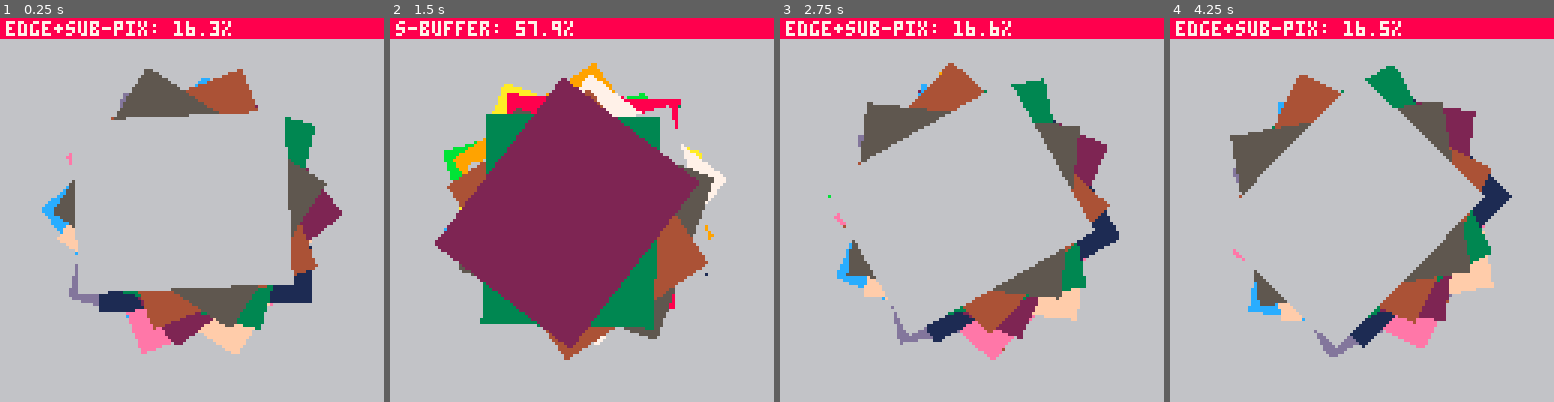
Above: before the commit, frames 1-4 (left to right).
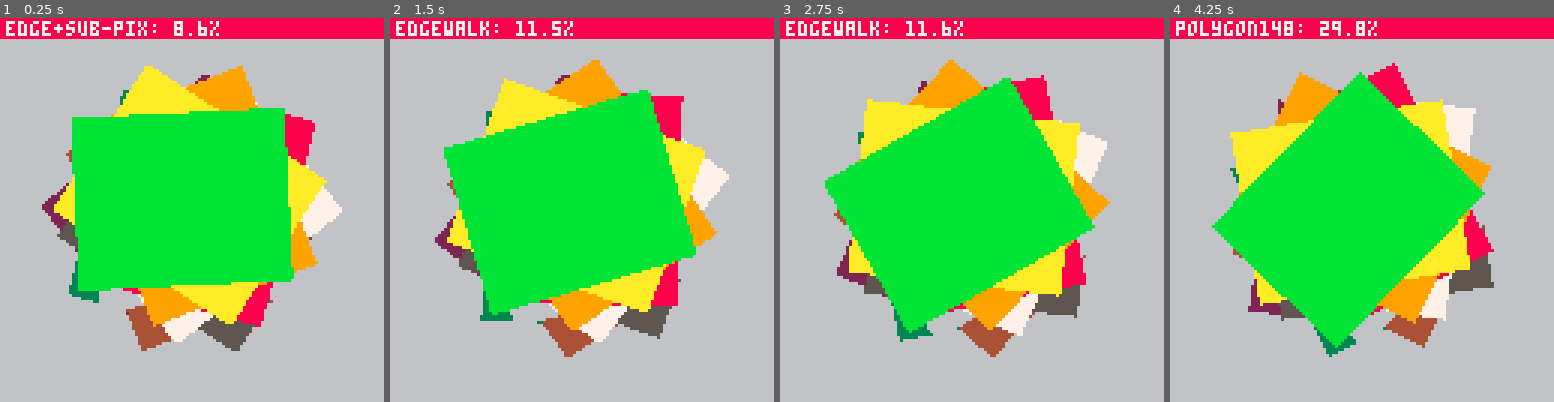
Above: after the commit, the same moments.

Repository: freds72/virtua-on
Game: PICO-8 cartridge carts/edge_rasterizer.p8
Same seed, same stepped clock (60 frames per second), same inputs: the game is played once before the commit and once after it.
Inputs:
- Up to frame 1 (0.25 s): no input
- Up to frame 2 (1.5 s): tap O (Z key) at 0.7 s
- Up to frame 3 (2.75 s): tap O (Z key) at 1.7, 2.1, 2.5 s
- Up to frame 4 (4.25 s): tap O (Z key) every 0.4 s from 2.9 to 4.1 s

The runs differ from the first frame. In frame 1, 40% of the frame differs, in the area x 10-90%, y 0-88%; in frame 2, 36%; in frame 3, 40%, in the area x 11-89%, y 0-90%; in frame 4, 40%.

Commit message:
added paranoid small rasterizer

Diff:
--- a/carts/edge_rasterizer.p8
+++ b/carts/edge_rasterizer.p8
@@ -14,9 +14,11 @@
 		--trifill_rasterizer,
 		--hybrid_rasterizer,
 		convex_rasterizer,
+		edgewalk_rasterizer,
 		--zerocache_rasterizer,
-		--poke_rasterizer
-		sbuffer_rasterizer,
+		--poke_rasterizer,
+		--sbuffer_rasterizer,
+		polygon148_rasterizer,
 		--convex_zbuf_rasterizer
 	}
  --raz=edge_rasterizer()
@@ -41,6 +43,7 @@
 	end
 
 	angle+=0.001
+	--angle=0
 	local cc,ss=cos(angle),-sin(angle)
 	local scale=0.8
 	local function rotate(x,y)
@@ -51,7 +54,7 @@
 
 	-- back
 	local angle_shift=0.1
-	for i=1,20 do
+	for i=1,10 do
 		cc,ss=cos(angle+i*angle_shift),-sin(angle+i*angle_shift)
 		local x0,y0=rotate(24,24)
 		local x1,y1=rotate(96,24)
@@ -424,13 +427,15 @@
 			end
 
 			--data for left & right edges:
+			miny=miny&-1
+			maxy=(maxy&-1)-1
 			local lj,rj,ly,ry,lx,ldx,rx,rdx=mini,mini,miny,miny
 			--step through scanlines.
 			if(maxy>127) maxy=127
-			if(miny<0) miny=-1
-			for y=1+miny&-1,maxy do
+			if(miny<0) miny=0
+			for y=miny,maxy do
 				--maybe update to next vert
-				while ly<y do
+				while ly<=y do
 					local v0=p[lj]
 					lj+=1
 					if (lj>np) lj=1
@@ -440,9 +445,9 @@
 					lx=v0[1]
 					ldx=(v1[1]-lx)/(y1-y0)
 					--sub-pixel correction
-					lx+=(y-y0)*ldx
-				end
-				while ry<y do
+					lx+=(1-(y0&0x0.ffff))*ldx
+				end
+				while ry<=y do
 					local v0=p[rj]
 					rj-=1
 					if (rj<1) rj=np
@@ -452,7 +457,7 @@
 					rx=v0[1]
 					rdx=(v1[1]-rx)/(y1-y0)
 					--sub-pixel correction
-					rx+=(y-y0)*rdx
+					rx+=(1-(y0&0x0.ffff))*rdx
 				end
 				rectfill(rx,y,lx,y)
 				lx+=ldx
@@ -716,90 +721,140 @@
 -- hybrid rasterizer
 function sbuffer_rasterizer()
 	local poly={}
-
-	local spans={}
-	local function span(y,x0,x1)
-		-- sort
-		-- rectfill(x0,y,x1,y,7)
-		x0=x0\1
-		x1=x1\1-1
-		if(x1-x0<0) return
-		--rectfill(x0,y,x1,y,8)
-		local span,old=spans[y]
+	local _spans={}
+	local function spanfill(x0,x1,y,u,v,w,du,dv,dw,fn)
+		if(x1<0 or x0>127 or x1-x0<0) return
+		local span,old=_spans[y]
 		-- empty scanline?
 		if not span then
-			rectfill(x0,y,x1,y)
-			spans[y]={x0=x0,x1=x1}
+			fn(x0,y,x1,y,u,v,w,du,dv,dw)
+			_spans[y]={x0=x0,x1=x1,w=w,dw=dw}
 			return
 		end
 		while span do
-			if span.x0>x0 then
-				-- nnnn
-				--       xxxxxx
-				if span.x0>x1 then
+			local s0,s1=span.x0,span.x1
+
+			if s0>x0 then
+				if s0>x1 then
+					-- nnnn
+					--       xxxxxx
 					-- fully visible
-					rectfill(x0,y,x1,y)
-					local n={x0=x0,x1=x1,next=span}
+					fn(x0,y,x1,y,u,v,w,du,dv,dw)
+					local n={x0=x0,x1=x1,w=w,dw=dw,next=span}
+					if old then
+						-- chain to previous
+						old.next=n
+					else
+						-- new first
+						_spans[y]=n
+					end
+					return
+				end
+
+				-- nnnn?????????
+				--     xxxxxxx
+				-- clip + display left
+				local x2=s0-1
+				local dx=x2-x0
+				fn(x0,y,x2,y,u,v,w,du,dv,dw)
+				local n={x0=x0,x1=x2,w=w,dw=dw,next=span}
+				if old then
+					old.next=n
+				else
+					_spans[y]=n
+				end
+				x0=s0
+				--assert(x1-x0>=0,"empty right seg")
+				u+=dx*du
+				v+=dx*dv
+				w+=dx*dw
+				-- check remaining segment
+				old=n
+				goto continue
+			elseif s1>=x0 then
+				--     ??nnnn????
+				--     xxxxxxx
+
+				--     ??nnnn?
+				--     xxxxxxx
+				-- totally hidden (or not!)
+				local dx,sdw=x0-s0+1,span.dw
+				local sw=span.w+dx*sdw
+
+				if sw<w or (sw==w and dw>sdw) then
+					--printh(sw.."("..dx..") "..w.." w:"..span.dw.."<="..dw)
+					-- insert (left) clipped existing span as a "new" span
+					if dx>0 then
+						local n={
+							x0=s0,
+							x1=x0-1,
+							w=span.w,
+							dw=sdw,
+							next=span}
+						if old then
+							old.next=n
+						else
+							_spans[y]=n
+						end
+						old=n
+					end
+					-- middle ("new")
+					local x2=x1
+					if s1<x1 then
+						--     ??nnnnn???
+						--     xxxxxxx
+						-- draw only up to s1
+						x2=s1
+					end
+					fn(x0,y,x2,y,u,v,w,du,dv,dw)
+					local n={x0=x0,x1=x2,w=w,dw=dw,next=span}
 					if old then
 						old.next=n
 					else
-						spans[y]=n
+						_spans[y]=n
 					end
+
+					-- any remaining "right" from current span?
+					if s1-x1-1>=0 then
+						-- "shrink" current span
+						span.x0=x1+1
+						span.w+=(x1+1-s0)*sdw
+					else
+						-- drop current span
+						n.next=span.next
+						span=n
+					end
+				end
+
+				if s1>=x1 then
+					--     ///////
+					--     xxxxxxx
 					return
 				end
-
-				-- nnnn?????????
+				--         ///nnn
 				--     xxxxxxx
-				local x2=span.x0-1
-				if x2-x0>=0 then
-					rectfill(x0,y,x2,y)
-					local n={x0=x0,x1=x2,next=span}
-					if old then
-						old.next=n
-					else
-						spans[y]=n
-					end
-				end
-				if span.x1>=x1 then
-					-- ////nn?????
-					--     xxxxxxx
-					-- left overlapping
-					return
-				else
-					-- ?????????nnnn
-					--     xxxxxxx
-					-- test against other spans
-					x0=span.x1+1
-					if(x1-x0<0) return
-				end
-			else
-				if span.x1>=x1 then
-					--     ??nnnn?
-					--     xxxxxxx
-					-- totally hidden
-					return
-				end
-
-				if span.x1<x0 then
-					--            nnnn
-					--     xxxxxxx
-					-- continue
-				else
-					--     ?????nnnnn
-					--     xxxxxxx
-					-- test against other spans
-					x0=span.x1+1
-					if(x1-x0<0) return
-				end
-			end
-::continue::
+				-- clip incomping segment
+				--assert(dx>=0,"empty right (incoming) seg")
+				--
+				local dx=s1+1-x0
+				x0=s1+1
+				u+=dx*du
+				v+=dx*dv
+				w+=dx*dw
+
+				--            nnnn
+				--     xxxxxxx
+				-- continue + test against other spans
+			end
 			old=span
 			span=span.next
+	::continue::
 		end
 		-- new last?
 		if x1-x0>=0 then
-			rectfill(x0,y,x1,y)
-			old.next={x0=x0,x1=x1}
+			fn(x0,y,x1,y,u,v,w,du,dv,dw)
+			-- end of spans
+			old.next={x0=x0,x1=x1,w=w,dw=dw}
 		end
 	end
 
@@ -812,7 +867,7 @@
 		draw=function(self)
 			for k=1,#poly do
 				local p=poly[k]
-				color(p.c)
+				local c=p.c
 				p=p.v
 				local np,miny,maxy,mini=#p,32000,-32000
 				-- find extent
@@ -853,17 +908,116 @@
 						--sub-pixel correction
 						rx+=(y-y0)*rdx
 					end
-					span(y,rx,lx)
+
+					-- todo: faster to clip polygon?
+					local x0,x1=rx,lx
+					if(x0<0) x0=0
+					if(x1>128) x1=128
+					spanfill(x0&-1,(x1&-1)-1,y,c,0,-k,0,0,0,rectfill)
+
 					lx+=ldx
 					rx+=rdx
 				end
 			end
 			poly={}
-			spans={}
+			_spans={}
 		end
 	}
 end
 
+-->8
+-- Paranoid Cactus small rasterizer
+function polygon148_rasterizer()
+	local poly={}
+
+	local cache_cls={
+		__index=function(t,k)
+			local f=function(a)
+				t[k]=function(b)
+					rectfill(a,k,b,k)
+				end
+			end
+			--t[k]=f
+			return f
+		end
+	}
+	return {
+	name="polygon148",
+	-- add edge
+	add=function(self,verts,c,z)
+		add(poly,{v=verts,c=c})
+	end,
+ 	draw=function(self)
+		for k=1,#poly do
+			local p=poly[k]
+			local points=p.v
+			color(p.c)
+			local xl,xr,ymin,ymax={},{},129,0xffff
+			for k,v in pairs(points) do
+				local p2=points[k%#points+1]
+				local x1,y1,x2,y2=v[1],flr(v[2]),p2[1],flr(p2[2])
+				if y1>y2 then
+					y1,y2,x1,x2=y2,y1,x2,x1
+				end
+				local d=y2-y1
+				for y=y1,y2 do
+					local xval=flr(x1+(x2-x1)*(d==0 and 1 or (y-y1)/d))
+					xl[y],xr[y]=min(xl[y] or 32767,xval),max(xr[y] or 0x8001,xval)
+				end
+				ymin,ymax=min(y1,ymin),max(y2,ymax)
+			end
+			for y=ymin,ymax do
+				rectfill(xl[y],y,xr[y],y)
+			end
+		end
+  		poly={}
+	end
+}
+end
+
+-->8
+-- hybrid rasterizer
+function edgewalk_rasterizer()
+	local poly={}
+
+	return {
+	name="edgewalk",
+	-- add edge
+	add=function(self,verts,c,z)
+		add(poly,{v=verts,c=c})
+	end,
+ draw=function(self)
+	for k=1,#poly do
+		local p=poly[k]
+		local v=p.v
+  		color(p.c)
+
+		local v0,nodes=v[#v],{}
+		local x0,y0=v0[1],v0[2]
+		for i=1,#v do
+			local v1=v[i]
+			local x1,y1=v1[1],v1[2]
+			local _x1,_y1=x1,y1
+			if(y0>y1) x0,y0,x1,y1=x1,y1,x0,y0
+			local dx=(x1-x0)/(y1-y0)
+			if(y0<0) x0-=y0*dx y0=0
+			x0+=(1-(y0&0x0.ffff))*dx
+			for y=y0\1,min(y1\1-1,128) do
+				local x=nodes[y]
+				if x then
+					rectfill(x,y,x0,y)
+				else
+					nodes[y]=x0
+				end
+				x0+=dx
+			end
+			x0,y0=_x1,_y1
+		end
+  	end
+  	poly={}
+end
+}
+end
 __gfx__
 00000000000000000000000000000000000000000000000000000000000000000000000000000000000000000000000000000000000000000000000000000000
 00000000000000000000000000000000000000000000000000000000000000000000000000000000000000000000000000000000000000000000000000000000
--- /dev/null
+++ b/carts/putaflipinit.lua
@@ -0,0 +1,62 @@
+-- #putaflipinit
+function cflip() if(slowflip)flip()
+end
+ospr=spr
+function spr(...)
+ospr(...)
+cflip()
+end
+osspr=sspr
+function sspr(...)
+osspr(...)
+cflip()
+end
+omap=map
+function map(...)
+omap(...)
+cflip()
+end
+orect=rect
+function rect(...)
+orect(...)
+cflip()
+end
+orectfill=rectfill
+function rectfill(...)
+orectfill(...)
+cflip()
+end
+ocircfill=circfill
+function circfill(...)
+ocircfill(...)
+cflip()
+end
+ocirc=circ
+function circ(...)
+ocirc(...)
+cflip()
+end
+oline=line
+function line(...)
+oline(...)
+cflip()
+end
+otline=tline3d
+function tline3d(...)
+otline(...)
+cflip()
+end
+opset=pset
+psetctr=0
+function pset(...)
+opset(...)
+psetctr+=1
+if(slowflip and psetctr%4==0)flip()
+end
+odraw=_draw
+function _draw()
+if(slowflip)extcmd("rec")
+odraw()
+if(slowflip)for i=0,99 do flip() end --extcmd("video")cls()stop("gif saved")
+end
+menuitem(1,"put a flip in it!",function() slowflip=not slowflip end)
